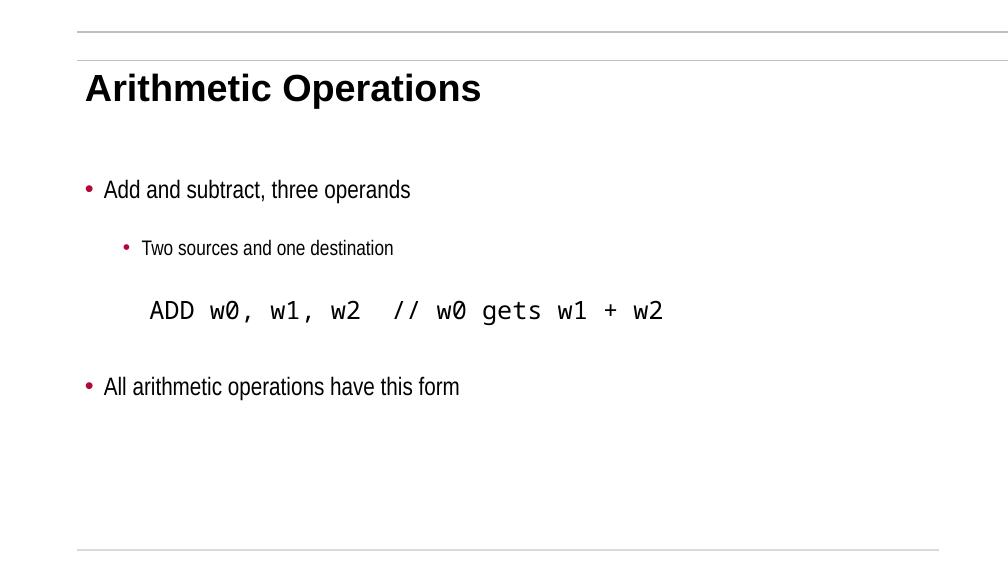
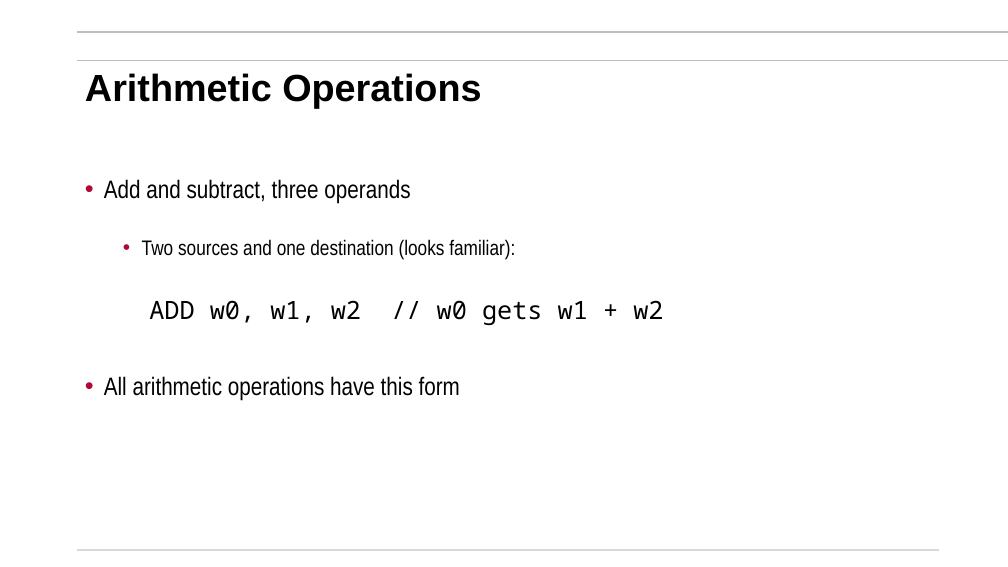
Before and after one commit to mikegrace2/CSEN20-Fall2026-Course-Website, a slide deck: slide 38 of Week10_64bitArmAndFinalPrep/ARM64Bit_V4.pptx (slide 29 before the commit). Drawn at 1008x567 pixels with LibreOffice and Linux fonts; fonts in the diff are those of the drawing; background and template pictures are left out. Boxes give left, top, right and bottom in pixels: in the first picture for what was removed or moved away, otherwise in the second. Text is boxed around its words. In the diff, an @@ line names an element or a change of style, - is before the commit and + after.

```diff
--- a/Week10_64bitArmAndFinalPrep/ARM64Bit_V4.pptx
+++ b/Week10_64bitArmAndFinalPrep/ARM64Bit_V4.pptx
@@ text at [142,239,515,260]: text changed @@
-  • Two sources and one destination
+  • Two sources and one destination (looks familiar):
```
Also in this commit, not shown: 9 other slides changed, 12 slides added, 1 slide removed.
